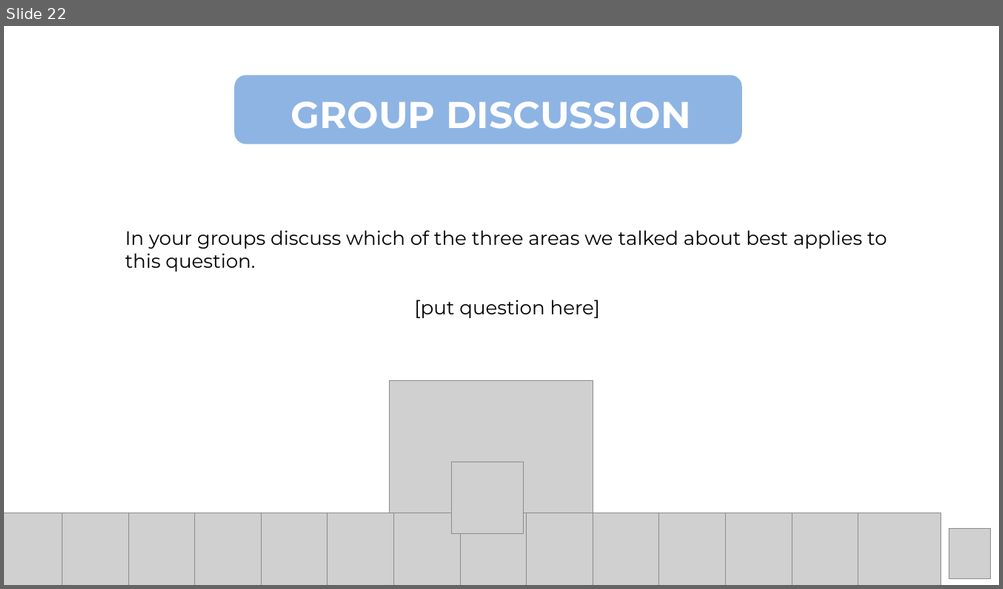
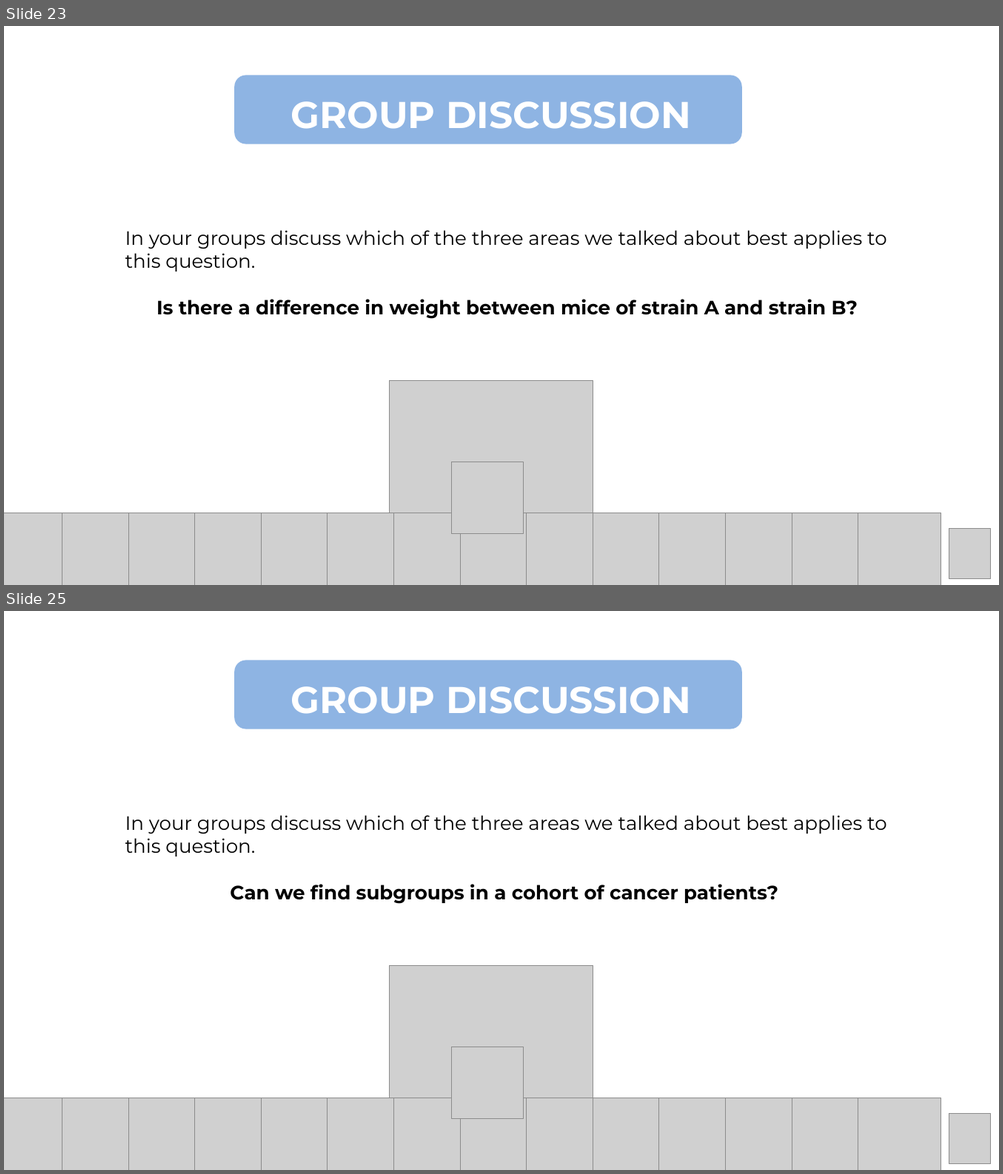
Before and after one commit to Center-for-Health-Data-Science/Foundations-of-Health-Data-Science, a slide deck: Slides/FHDS_Data_Analysis_Part3.pptx. Shown one above the other, each under a label of ours: slide 22 before the commit, slides 23 and 25 after it; the slides between them are not shown. The pictures are 1003x589 and 1003x1174 pixels, drawn with LibreOffice and Linux fonts; fonts in the diff are those of the drawing; grey boxes stand for pictures. Boxes give left, top, right and bottom in pixels: in the first picture for what was removed or moved away, otherwise in the second. Text is boxed around its words. In the diff, an @@ line names an element or a change of style, - is before the commit and + after.

Commit message:
put in questions

```diff
--- a/Slides/FHDS_Data_Analysis_Part3.pptx
+++ b/Slides/FHDS_Data_Analysis_Part3.pptx
@@ slide 25 added at [4, 611, 999, 1170], background #FFFFFF @@
@@ rounded rectangle added at [234, 661, 742, 729], fill #8EB4E3 @@
@@ text added at [291, 686, 691, 714], 54 pt, text #FFFFFF, bold @@
+GROUP DISCUSSION
@@ text added at [125, 815, 886, 904], 28 pt, text #000000 @@
+In your groups discuss which of the three areas we talked about best applies to this question.
+Can we find subgroups in a cohort of cancer patients?
@@ picture added at [390, 966, 592, 1169] @@
@@ picture added at [451, 1047, 523, 1119] @@
@@ group added at [4, 1098, 941, 1170]: 14 pictures @@
@@ picture added at [949, 1113, 990, 1164] @@
@@ what was slide 22 is now slide 23 @@
@@ slide 23 changed as well @@
@@ text at [156, 299, 857, 319]: text changed; bold on @@
-[put question here]
+Is there a difference in weight between mice of strain A and strain B?
```
Also in this commit, not shown: 2 other slides added, 2 other files.
